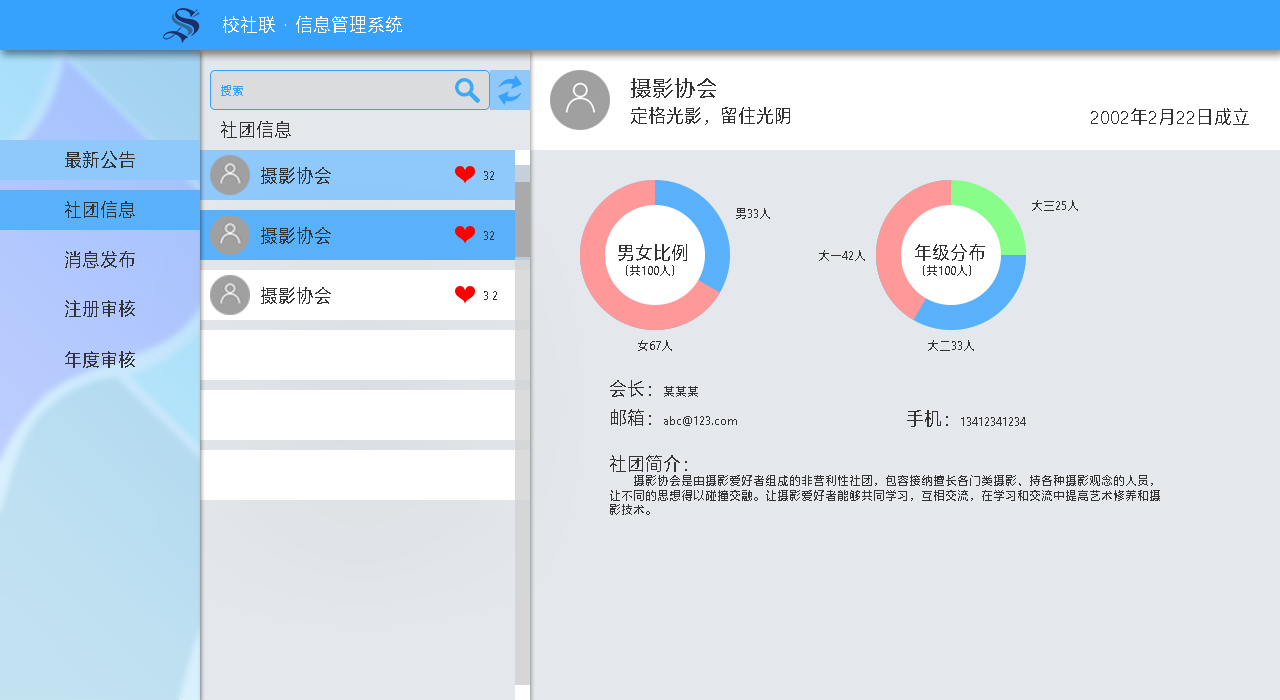
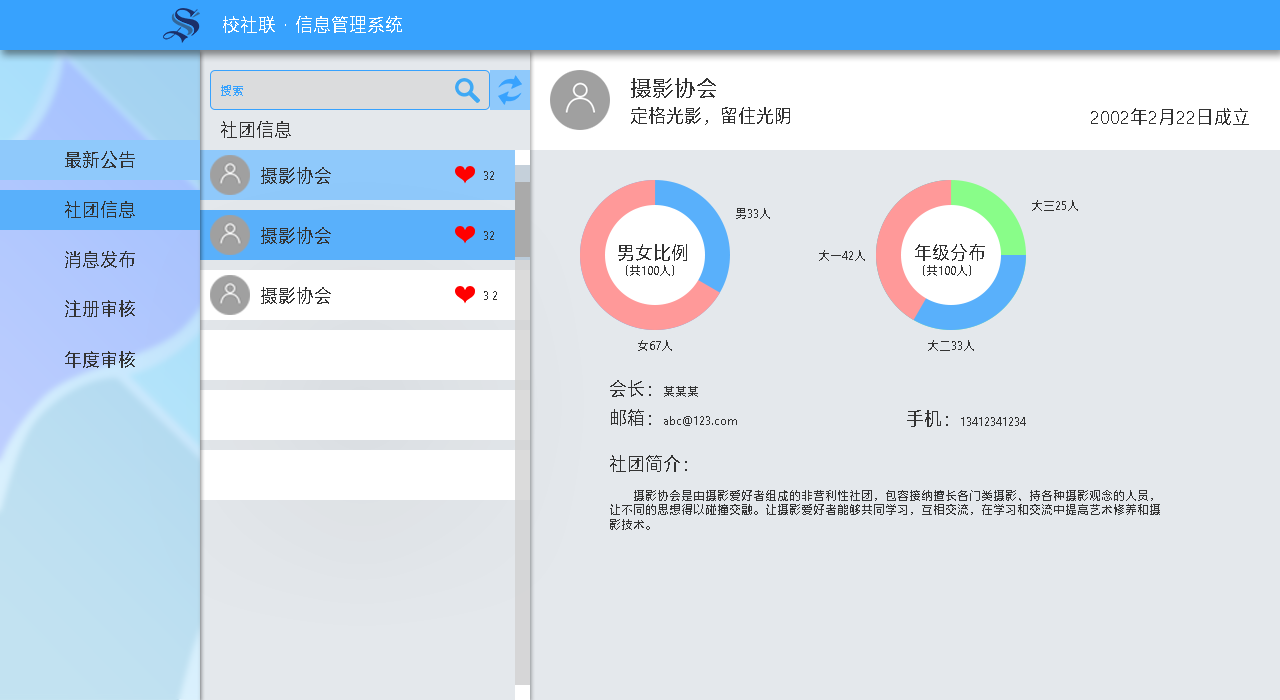
Before/after of a w=1280, h=700 layered artwork. What changed in the layer stack:
renamed "社团简介： 摄影协会是由摄影爱好者组成的非营利性社团，包容接纳擅长各门类摄影、持各种摄影观念的人员， 让不同的" to "社团简介： 摄影协会是由摄影爱好者组成的非营利性社团，包容接纳擅长各门类摄影、持各种摄影观念的人员， 让不同", painted on it over [610, 475, 1160, 530]
